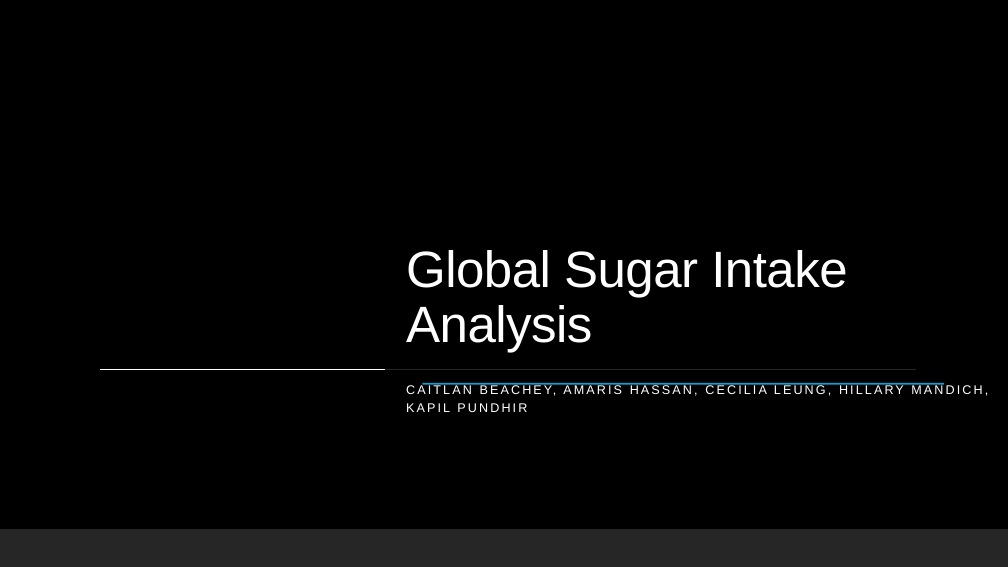
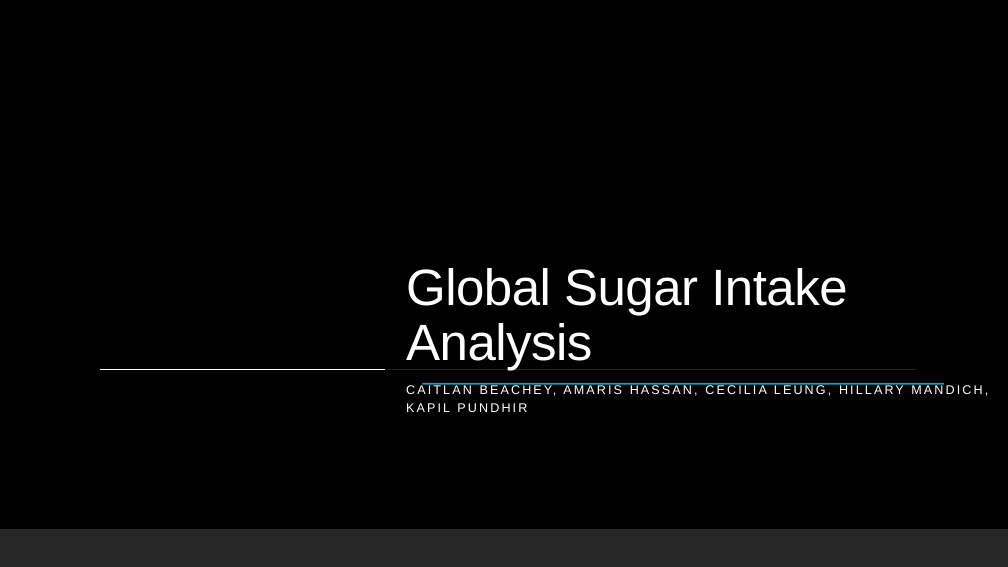
Before and after one commit to cbeachey/project1_influencers, a slide deck: slide 1 of Effects of Sugar Consumption (1).pptx. Drawn at 1008x567 pixels with LibreOffice and Linux fonts; fonts in the diff are those of the drawing; background and template pictures are left out. Boxes give left, top, right and bottom in pixels: in the first picture for what was removed or moved away, otherwise in the second. Text is boxed around its words. In the diff, an @@ line names an element or a change of style, - is before the commit and + after.

```diff
--- a/Effects of Sugar Consumption (1).pptx
+++ b/Effects of Sugar Consumption (1).pptx
@@ title "Global Sugar Intake Analysis": place and size @@
-title "Global Sugar Intake Analysis" at (406, 250, 847, 353)
+title "Global Sugar Intake Analysis" at (406, 268, 847, 371)
```
